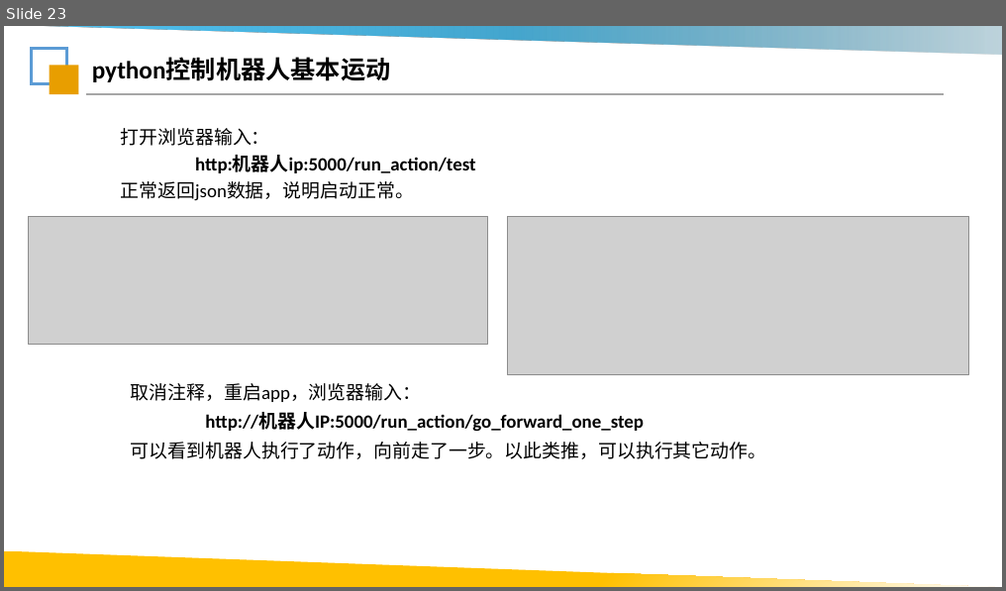
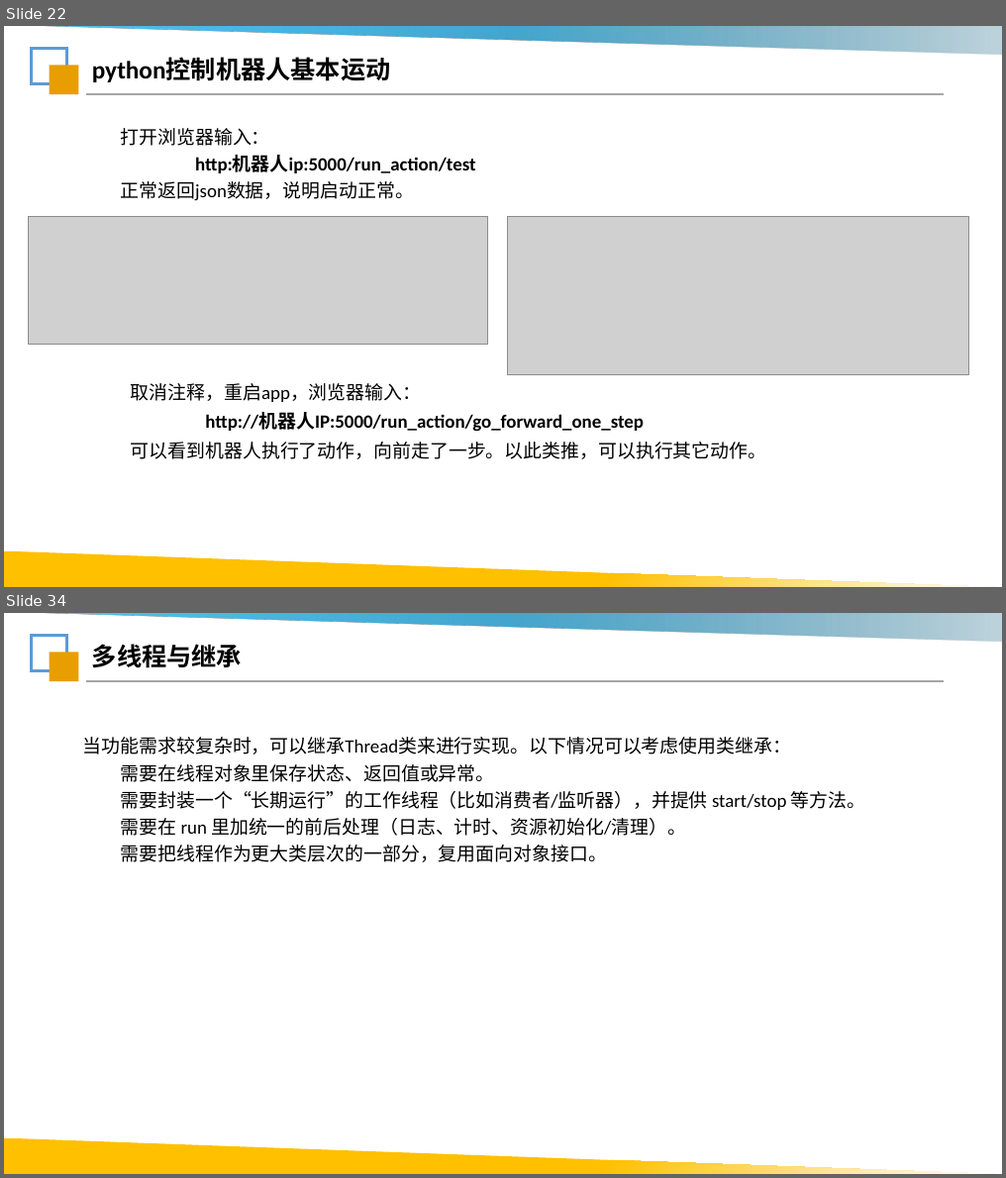
Before and after one commit to Lsnxiaoxiong/robot-course, a slide deck: ppt/第2课_Python与机器人控制.pptx. Shown one above the other, each under a label of ours: slide 23 before the commit, slides 22 and 34 after it; the slides between them are not shown. The pictures are 1006x591 and 1006x1178 pixels, drawn with LibreOffice and Linux fonts; fonts in the diff are those of the drawing; grey boxes stand for pictures; background and template pictures are left out. Boxes give left, top, right and bottom in pixels: in the first picture for what was removed or moved away, otherwise in the second. Text is boxed around its words. In the diff, an @@ line names an element or a change of style, - is before the commit and + after.

```diff
--- a/ppt/第2课_Python与机器人控制.pptx
+++ b/ppt/第2课_Python与机器人控制.pptx
@@ slide 34 added at (x1=4, y1=613, x2=1002, y2=1174), background #FFFFFF; not listed: 5 template elements that a slide beside it also shows @@
@@ text added at (x1=92, y1=644, x2=242, y2=668), 24 pt, text #000000, bold @@
+多线程与继承
@@ text added at (x1=83, y1=737, x2=866, y2=862), 18 pt, text #000000 @@
+当功能需求较复杂时，可以继承Thread类来进行实现。以下情况可以考虑使用类继承：
+需要在线程对象里保存状态、返回值或异常。
+需要封装一个“长期运行”的工作线程（比如消费者/监听器），并提供 start/stop 等方法。
+需要在 run 里加统一的前后处理（日志、计时、资源初始化/清理）。
+需要把线程作为更大类层次的一部分，复用面向对象接口。
@@ what was slide 23 is now slide 22 @@
```
Also in this commit, not shown: 4 slides changed, 20 other slides added, 3 slides removed, 3 other files.
